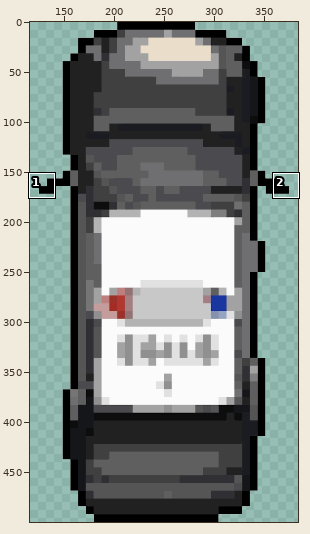
Two versions of one sprite sheet, Imagens/policia.png. Above, an overview of the earlier version with the close-up marked.
Close-up. First the earlier version:
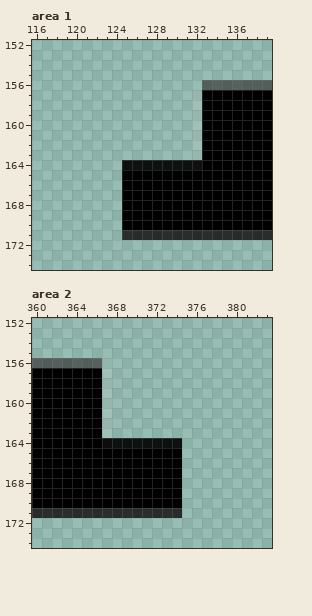
The file is 500x500 pixels. Pixels under 10% opacity are left out. Colours within 5 levels of each other are drawn and written as one. Shown: area 1: x 116..139, y 152..174; area 2: x 360..383, y 152..174. The wide view leaves out empty margins. The commit also changed other parts of the picture, which this record leaves out.
The same view after the edit:
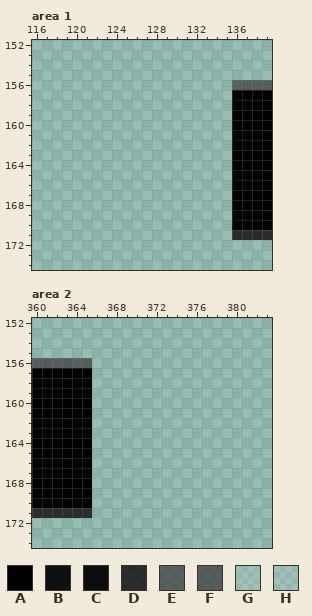
Palette (. is transparent): A #000000  B #090909f5  C #0d0d0d  D #1b1b1be3  E #404040bc  F #404040c2  G #d1d1d127  H #dcdcdc1d
Diff:
Changed rows in their new state; - is an unchanged pixel.
Area 1:
first column x 125:
156 --------...
157 -------....
158 -------....
159 -------....
160 -------....
161 -------....
162 -------....
163 -------....
164 ...........
165 ...........
166 ...........
167 ...........
168 ...........
169 ...........
170 ...........
171 ...........
Area 2:
first column x 366:
156 ..-------
157 ..-------
158 ..-------
159 ..-------
160 ..-------
161 ..-------
162 ..-------
163 ..-------
164 .........
165 .........
166 .........
167 .........
168 .........
169 .........
170 .........
171 .........
Changed places in both close-ups, as pixel boxes (x1, y1, x2, y2):
erased: (122, 80, 232, 240)
erased: (92, 358, 182, 518)
